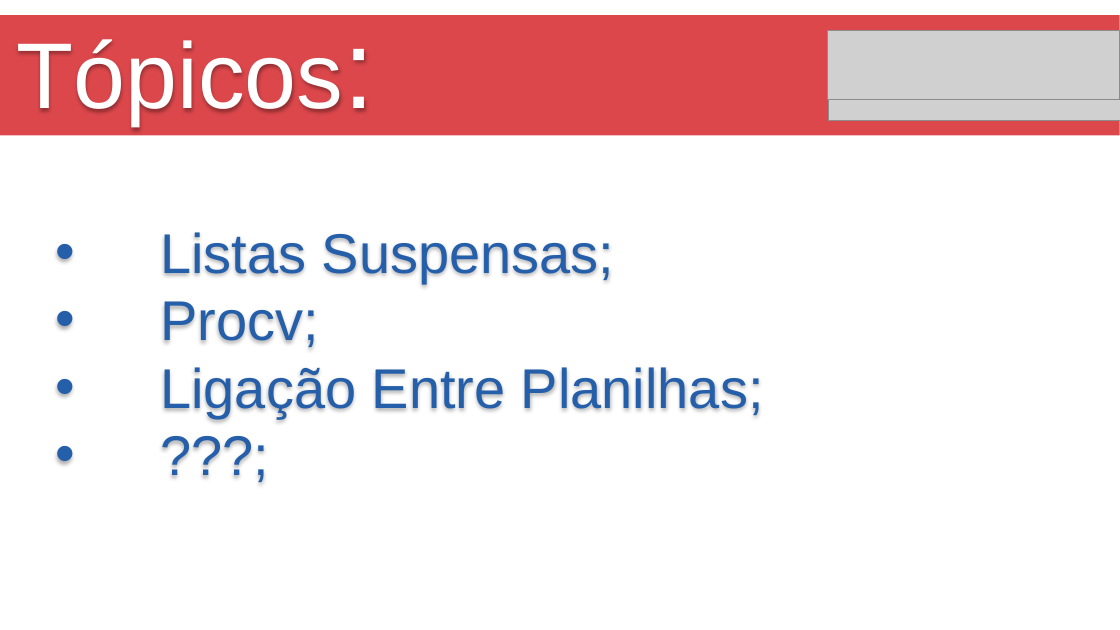
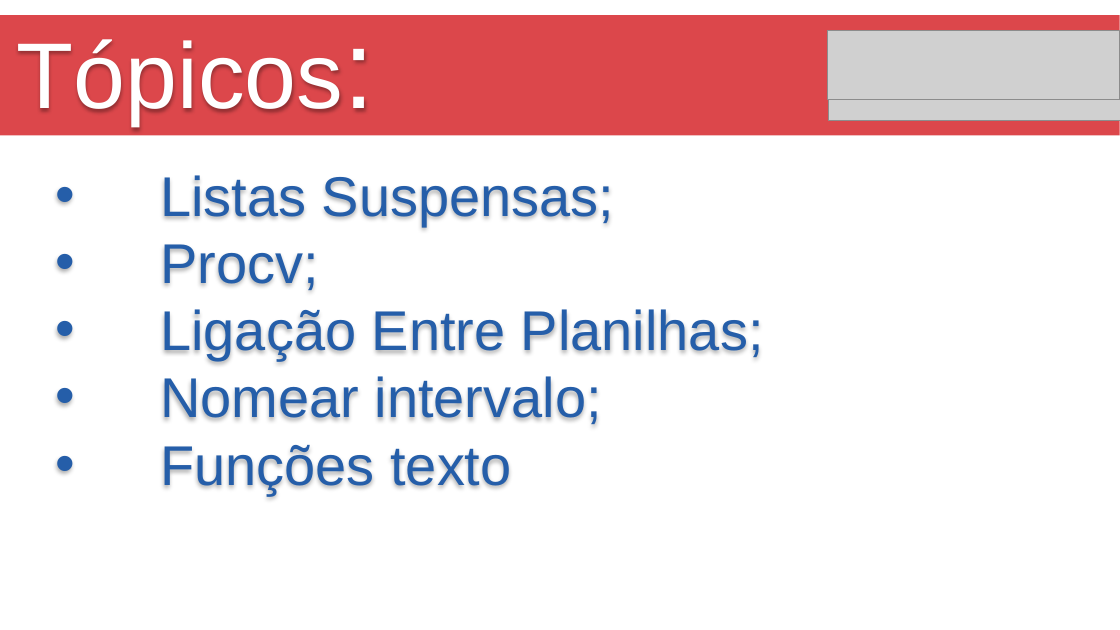
Before and after one commit to Marcsuper/TeachX, a slide deck: slide 2 of Turma Maio 2017/Aula 5/Aula de Excel 5.pptx. Drawn at 1120x630 pixels with LibreOffice and Linux fonts; fonts in the diff are those of the drawing; grey boxes stand for pictures. Boxes give left, top, right and bottom in pixels: in the first picture for what was removed or moved away, otherwise in the second. Text is boxed around its words. In the diff, an @@ line names an element or a change of style, - is before the commit and + after.

```diff
--- a/Turma Maio 2017/Aula 5/Aula de Excel 5.pptx
+++ b/Turma Maio 2017/Aula 5/Aula de Excel 5.pptx
@@ text "Listas Suspensas;": place and size @@
-text "Listas Suspensas;" at (160, 232, 764, 417)
+text "Listas Suspensas;" at (160, 175, 764, 494)
@@ text at (160, 376, 602, 494): text changed @@
-• ???;
+• Nomear intervalo;
+• Funções texto
```
Also in this commit, not shown: 4 slides added, 5 other files.
